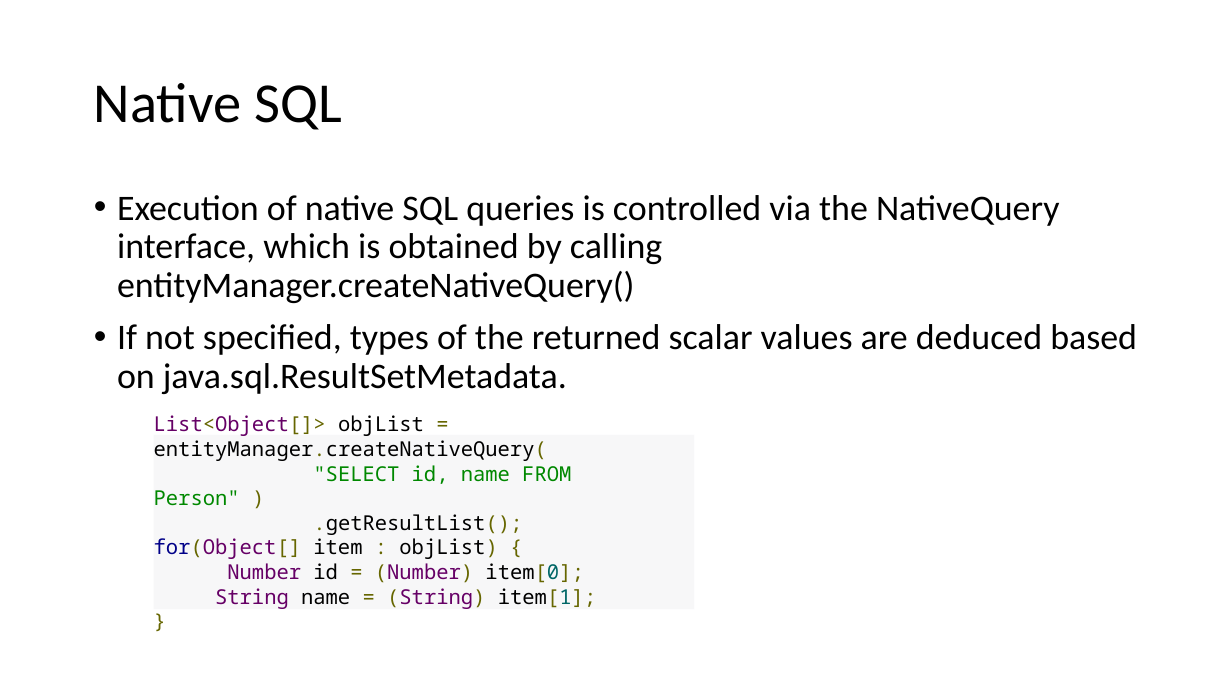
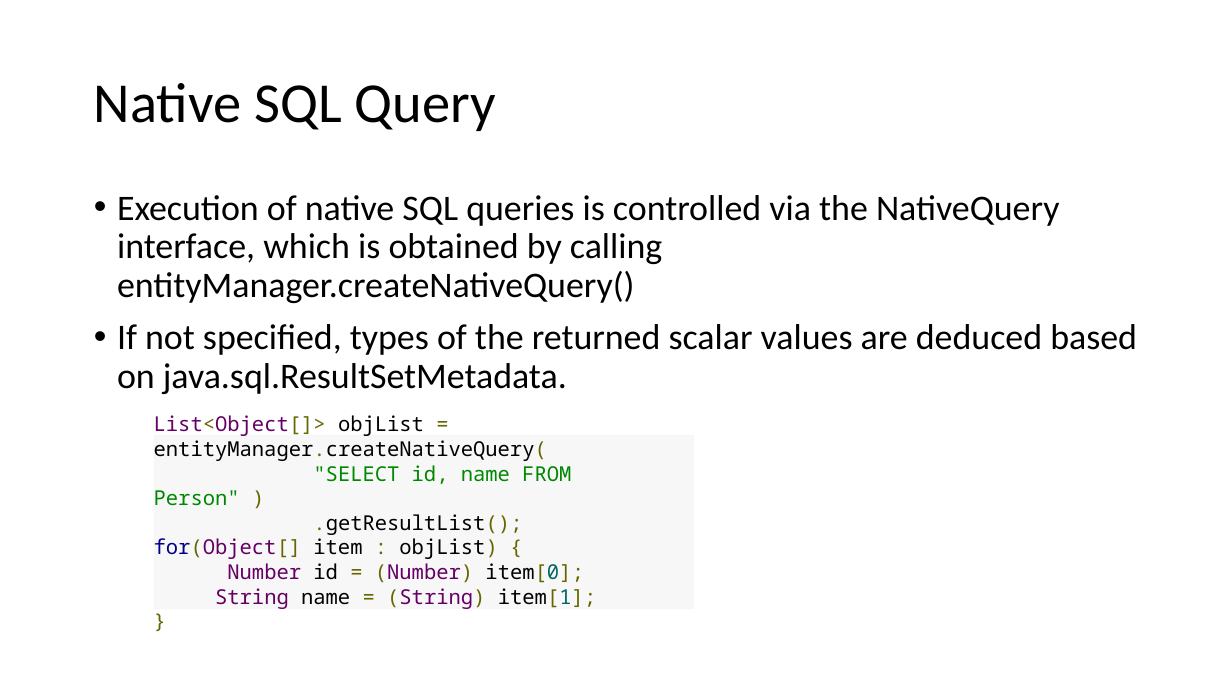
Before and after one commit to lawren43/mytest-repo, a slide deck: slide 19 of test-springmvc/doc/2.JPA Programming.pptx. Drawn at 1232x693 pixels with LibreOffice and Linux fonts; fonts in the diff are those of the drawing. Boxes give left, top, right and bottom in pixels: in the first picture for what was removed or moved away, otherwise in the second. Text is boxed around its words. In the diff, an @@ line names an element or a change of style, - is before the commit and + after.

```diff
--- a/test-springmvc/doc/2.JPA Programming.pptx
+++ b/test-springmvc/doc/2.JPA Programming.pptx
@@ title at box(94, 83, 495, 131): text changed @@
-Native SQL
+Native SQL Query
```
Also in this commit, not shown: 4 other slides changed, 4 slides added, 57 slides removed, 9 other files.
